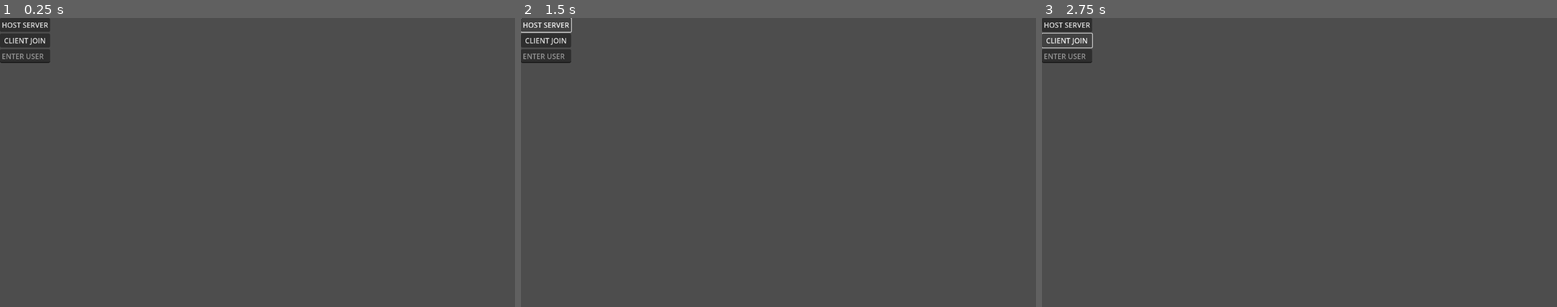
Above: before the commit, frames 1-3 (left to right).
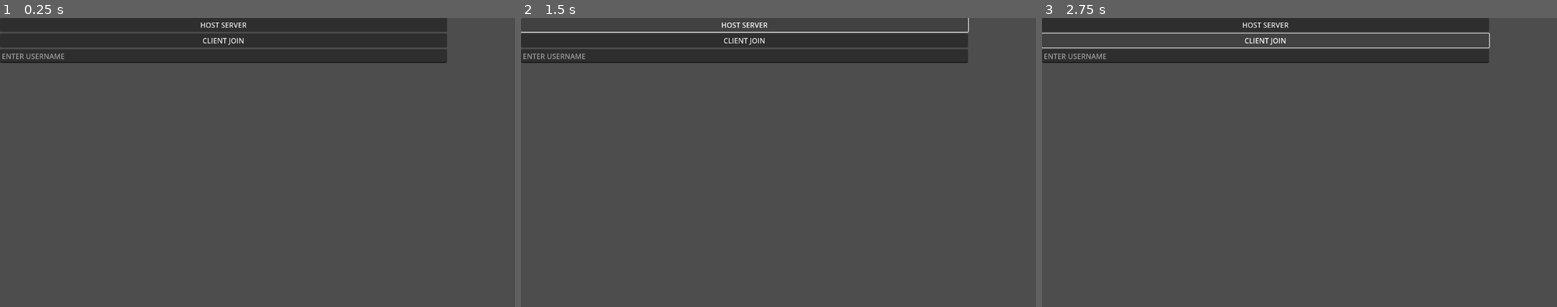
Above: after the commit, the same moments.

Repository: SeiyaU-git/MooMoo-Royale
Game: Godot game, scene res://main.tscn
The game is run twice, just before and just after one commit, with the same random seed, the same clock (stepped at 60 frames per second) and the same inputs.
Inputs (mouse positions are in pixels of both pictures, inside the frame that each line leads up to):
- Up to frame 1 (0.25 s): no input
- Up to frame 2 (1.5 s): tap Enter at 0.5 s; move the mouse to (891, 148) at 0.52 s; hold D (right) 0.53-1.25 s; click "HOST SERVER" at 1.25 s
- Up to frame 3 (2.75 s): click "CLIENT JOIN" at 2 s

The runs differ from the first frame. In frame 1, 11% of the frame differs, in the area x 0-87%, y 0-16%; in frame 2, 8.0%; in frame 3, 7.8%.

Commit message:
ui fills whole screen

Diff:
--- a/UI/start_ui.tscn
+++ b/UI/start_ui.tscn
@@ -4,14 +4,20 @@
 
 [node name="StartUI" type="Control"]
 layout_mode = 3
-anchors_preset = 0
+anchors_preset = 15
+anchor_right = 1.0
+anchor_bottom = 1.0
+grow_horizontal = 2
+grow_vertical = 2
 script = ExtResource("1_fds6y")
 
 [node name="VBoxContainer" type="VBoxContainer" parent="."]
-layout_mode = 0
-offset_right = 112.0
-offset_bottom = 101.0
-metadata/_edit_use_anchors_ = true
+layout_mode = 1
+anchors_preset = 15
+anchor_right = 1.0
+anchor_bottom = 1.0
+grow_horizontal = 2
+grow_vertical = 2
 
 [node name="HostButton" type="Button" parent="VBoxContainer"]
 layout_mode = 2
--- a/main.tscn
+++ b/main.tscn
@@ -5,6 +5,13 @@
 
 [node name="Main" type="Node2D"]
 
-[node name="StartUI" parent="." instance=ExtResource("1_ig7tw")]
+[node name="Control" type="Control" parent="."]
+layout_mode = 3
+anchors_preset = 0
+offset_right = 1000.0
+offset_bottom = 200.0
+
+[node name="StartUI" parent="Control" instance=ExtResource("1_ig7tw")]
+layout_mode = 1
 
 [node name="PlayerSpawner" parent="." instance=ExtResource("2_0xm2m")]
--- a/player/player.gd
+++ b/player/player.gd
@@ -8,7 +8,14 @@
 func _enter_tree() -> void:
 	ServerNetworkGlobals.handle_player_transformation.connect(server_handle_player_transformation)
 	ClientNetworkGlobals.handle_player_transformation.connect(client_handle_player_transformation)
-	$Label.text = name
+	$NameLabel.text = name
+	$IdLabel.text = str(owner_id)
+
+	if is_authority:
+		modulate = Color(0.518, 0.553, 1.0, 1.0)
+
+	else:
+		modulate = Color(1.0, 0.553, 0.569, 1.0)
 
 func _exit_tree() -> void:
 	ServerNetworkGlobals.handle_player_transformation.disconnect(server_handle_player_transformation)
--- a/player/player.tscn
+++ b/player/player.tscn
@@ -17,10 +17,18 @@
 [node name="CollisionShape2D" type="CollisionShape2D" parent="."]
 shape = SubResource("CircleShape2D_onrkg")
 
-[node name="Label" type="Label" parent="."]
+[node name="NameLabel" type="Label" parent="."]
 offset_left = -199.0
 offset_top = -102.0
 offset_right = 1.0
 offset_bottom = -79.0
 scale = Vector2(2, 2)
 horizontal_alignment = 1
+
+[node name="IdLabel" type="Label" parent="."]
+offset_left = -113.0
+offset_top = -218.0
+offset_right = 87.0
+offset_bottom = -195.0
+scale = Vector2(2, 2)
+horizontal_alignment = 1
--- a/player_spawner.gd
+++ b/player_spawner.gd
@@ -10,7 +10,7 @@
 func spawn_player(id: int) -> void:
 	var player = PLAYER.instantiate()
 	player.owner_id = id
-	player.name = str("SEIYA id: ", id) # CHANGE LATER
+	player.name = str("Unknown id: ", id) # CHANGE LATER
 
 	call_deferred("add_child", player)
 	print("PLAYER SPAWNED")
Not shown, added: test.txt
